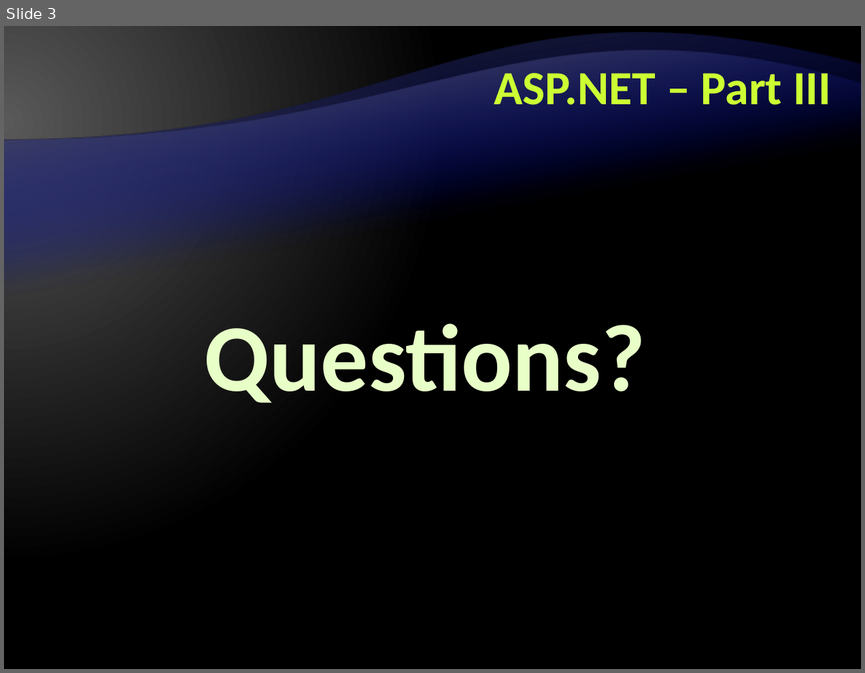
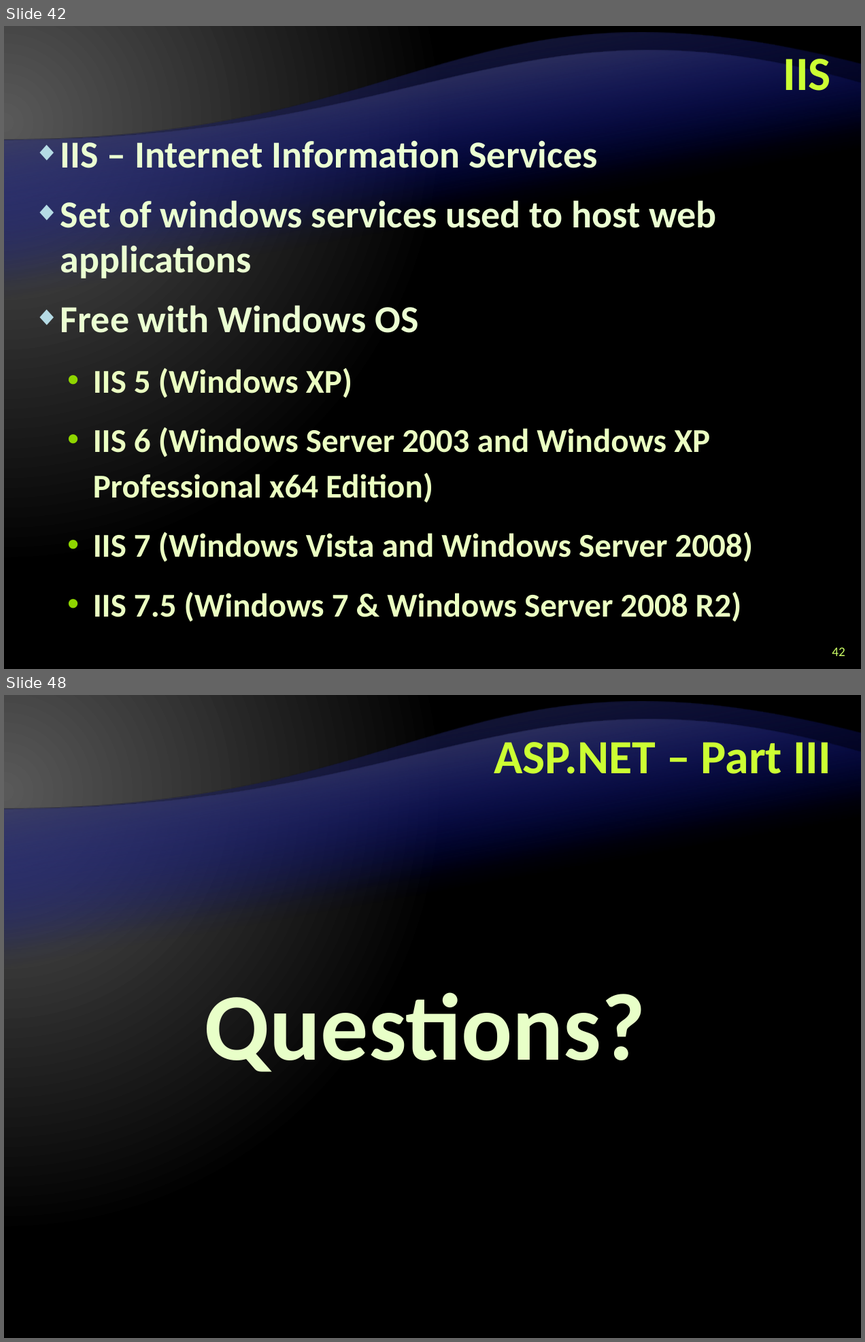
Before and after one commit to Graveheart/aspnetcourse, a slide deck: lectures/10. ASP.NET – Part III.pptx. Shown one above the other, each under a label of ours: slide 3 before the commit, slides 42 and 48 after it; the slides between them are not shown. The pictures are 865x673 and 865x1342 pixels, drawn with LibreOffice and Linux fonts; fonts in the diff are those of the drawing; background and template pictures are left out. Boxes give left, top, right and bottom in pixels: in the first picture for what was removed or moved away, otherwise in the second. Text is boxed around its words. In the diff, an @@ line names an element or a change of style, - is before the commit and + after.

```diff
--- a/lectures/10. ASP.NET – Part III.pptx
+++ b/lectures/10. ASP.NET – Part III.pptx
@@ slide 42 added at box(4, 26, 861, 669), background gradient #595959 to #000000; not listed: 2 template elements that a slide beside it also shows @@
@@ title added at box(783, 50, 831, 91), 40 pt, text #CCFF33, bold @@
+IIS
@@ text added at box(60, 140, 753, 622), 28 pt, text #EBFFC2, bold @@
+◆ IIS – Internet Information Services
+◆ Set of windows services used to host web applications
+◆ Free with Windows OS
+  • IIS 5 (Windows XP)
+  • IIS 6 (Windows Server 2003 and Windows XP Professional x64 Edition)
+  • IIS 7 (Windows Vista and Windows Server 2008)
+  • IIS 7.5 (Windows 7 & Windows Server 2008 R2)
@@ page number added at box(832, 647, 844, 656), 11 pt, text #CCFF66 @@
+42
@@ what was slide 3 is now slide 48 @@
```
Also in this commit, not shown: 2 slides changed, 45 other slides added, 1 other file.
